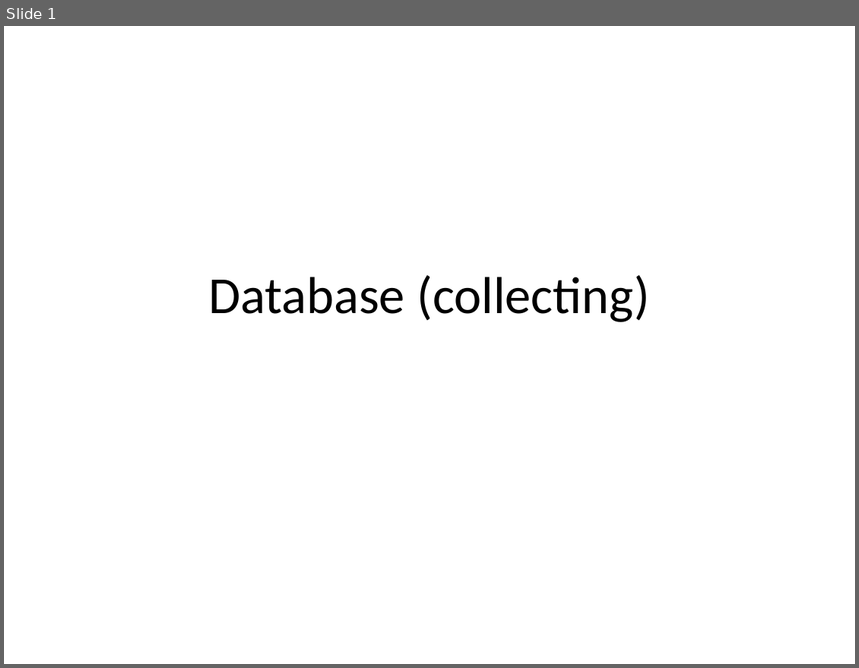
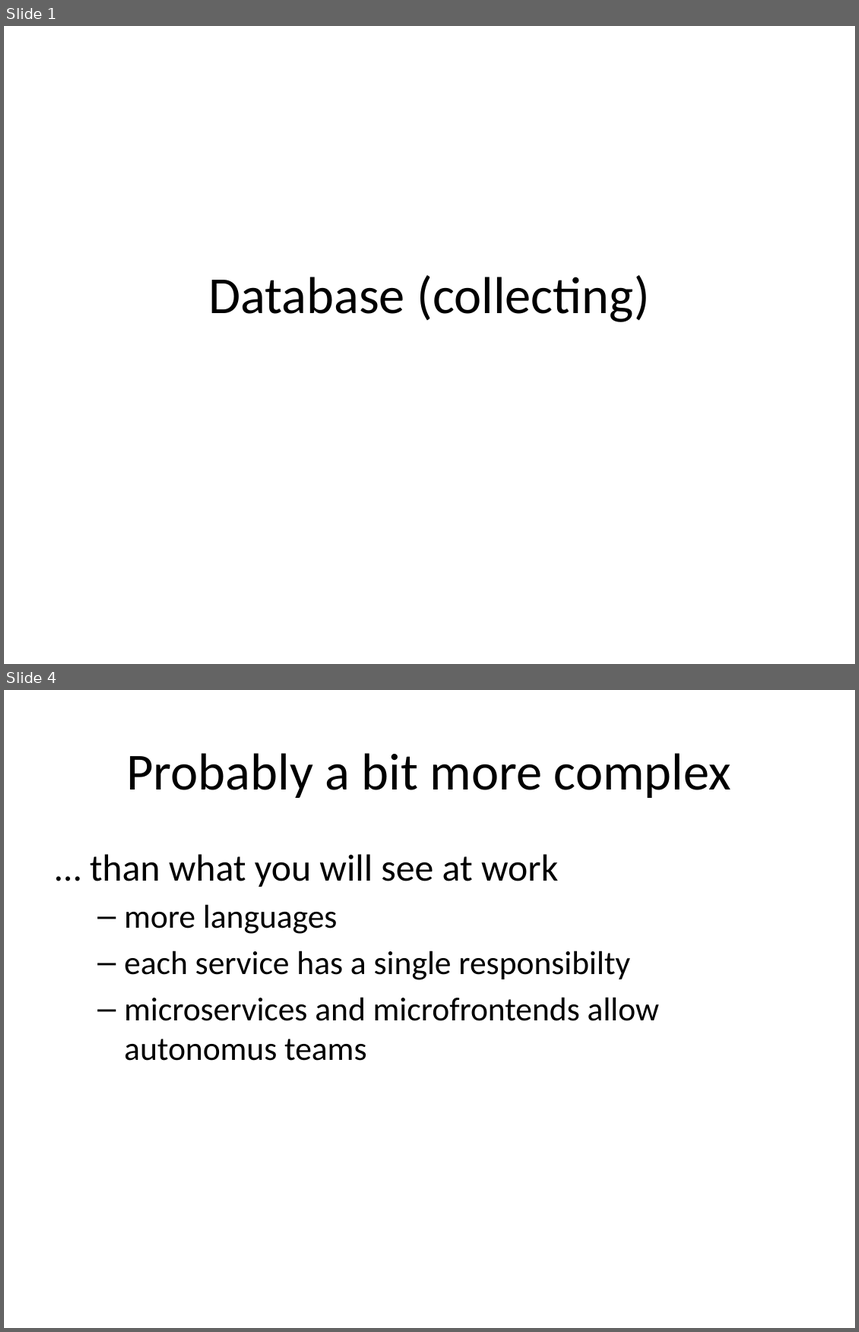
Before and after one commit to rhildred/INFO8985, a slide deck: database_collecting/slides.pptx. Shown one above the other, each under a label of ours: slide 1 before the commit, slides 1 and 4 after it; the slides between them are not shown. The pictures are 859x668 and 859x1332 pixels, drawn with LibreOffice and Linux fonts; fonts in the diff are those of the drawing. Boxes give left, top, right and bottom in pixels: in the first picture for what was removed or moved away, otherwise in the second. Text is boxed around its words. In the diff, an @@ line names an element or a change of style, - is before the commit and + after.

```diff
--- a/database_collecting/slides.pptx
+++ b/database_collecting/slides.pptx
@@ slide 4 added at bbox=[4, 690, 855, 1328], background #FFFFFF @@
@@ title added at bbox=[127, 753, 731, 798], 44 pt, text #000000 @@
+Probably a bit more complex
@@ text added at bbox=[90, 854, 660, 1061], 28 pt, text #000000 @@
+… than what you will see at work
+  – more languages
+  – each service has a single responsibilty
+  – microservices and microfrontends allow autonomus teams
```
Also in this commit, not shown: 1 slide changed, 2 other slides added, 14 other files.
